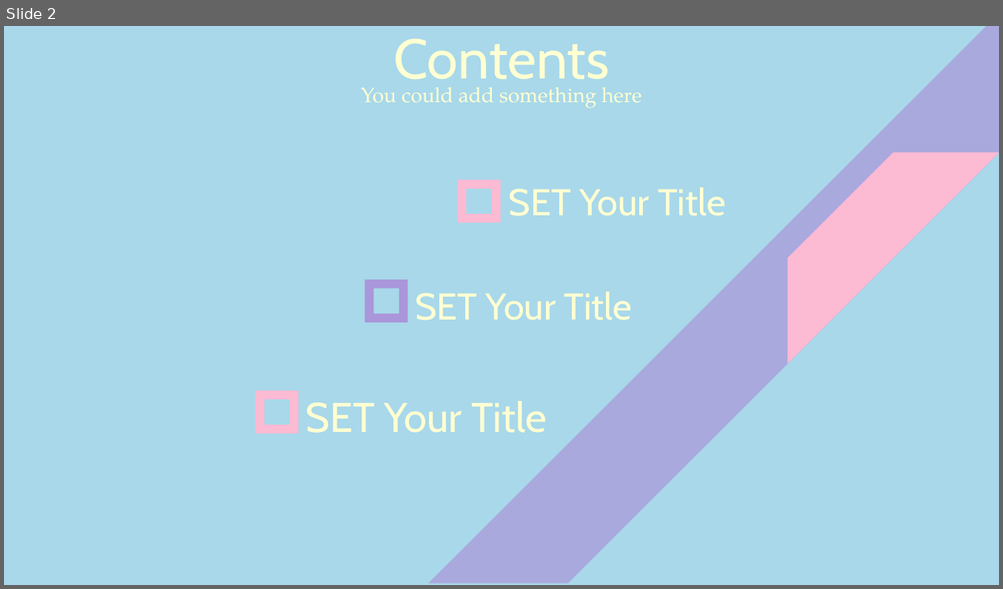
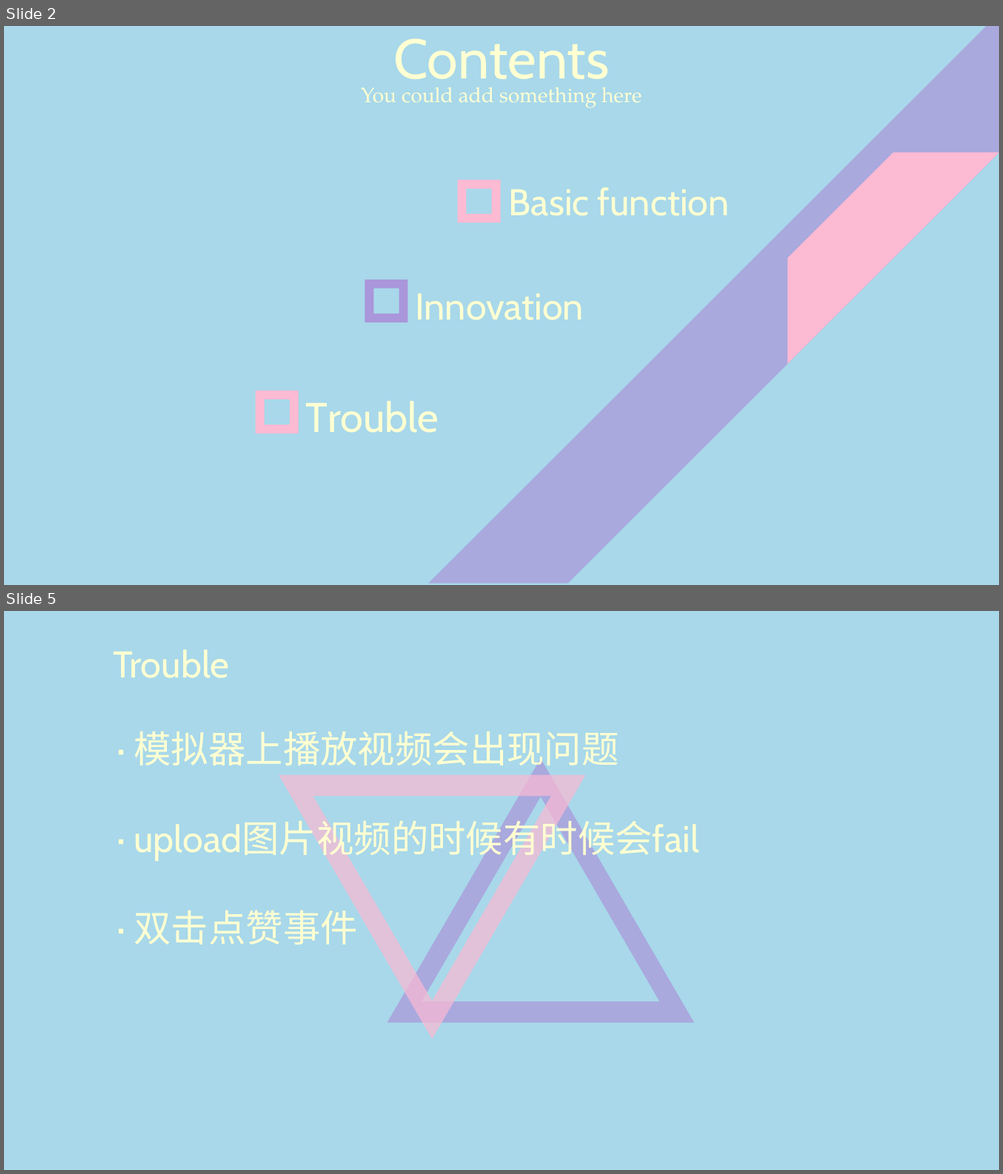
Before and after one commit to KarCute/Android-HomeWork, a slide deck: Android大作业.pptx. Shown one above the other, each under a label of ours: slide 2 before the commit, slides 2 and 5 after it; the slides between them are not shown. The pictures are 1003x589 and 1003x1174 pixels, drawn with LibreOffice and Linux fonts; fonts in the diff are those of the drawing. Boxes give left, top, right and bottom in pixels: in the first picture for what was removed or moved away, otherwise in the second. Text is boxed around its words. In the diff, an @@ line names an element or a change of style, - is before the commit and + after.

Commit message:
update ppt and add like function

```diff
--- a/Android大作业.pptx
+++ b/Android大作业.pptx
@@ slide 5 added at (x1=4, y1=611, x2=999, y2=1170), background #A8D8EA @@
@@ text added at (x1=113, y1=649, x2=229, y2=678), 36 pt, text #FFFFD2 @@
+Trouble
@@ text added at (x1=134, y1=732, x2=699, y2=945), 36 pt, text #FFFFD2 @@
+· 模拟器上播放视频会出现问题
+· upload图片视频的时候有时候会fail
+· 双击点赞事件
@@ freeform shape added at (x1=387, y1=759, x2=694, y2=1023), fill #AA96DA at 70% opacity @@
@@ freeform shape added at (x1=279, y1=775, x2=585, y2=1039), fill #FCBAD3 at 70% opacity @@
@@ slide 2 changed as well @@
@@ text at (x1=509, y1=187, x2=729, y2=216): text changed @@
-SET Your Title
+Basic function
@@ text at (x1=415, y1=294, x2=583, y2=321): text changed @@
-SET Your Title
+Innovation
@@ text at (x1=306, y1=401, x2=439, y2=433): text changed @@
-SET Your Title
+Trouble
```
Also in this commit, not shown: 1 other slide changed, 3 other slides added, 10 slides removed, 2 other files.
